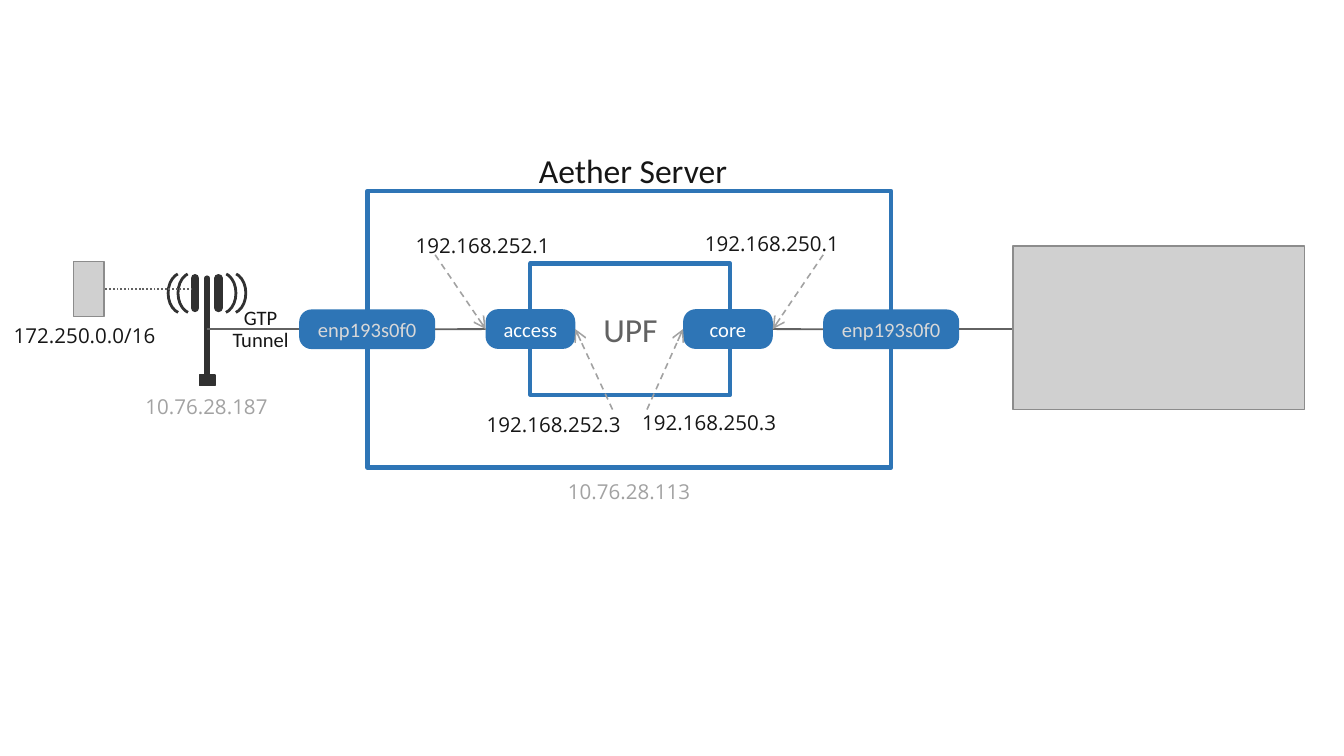
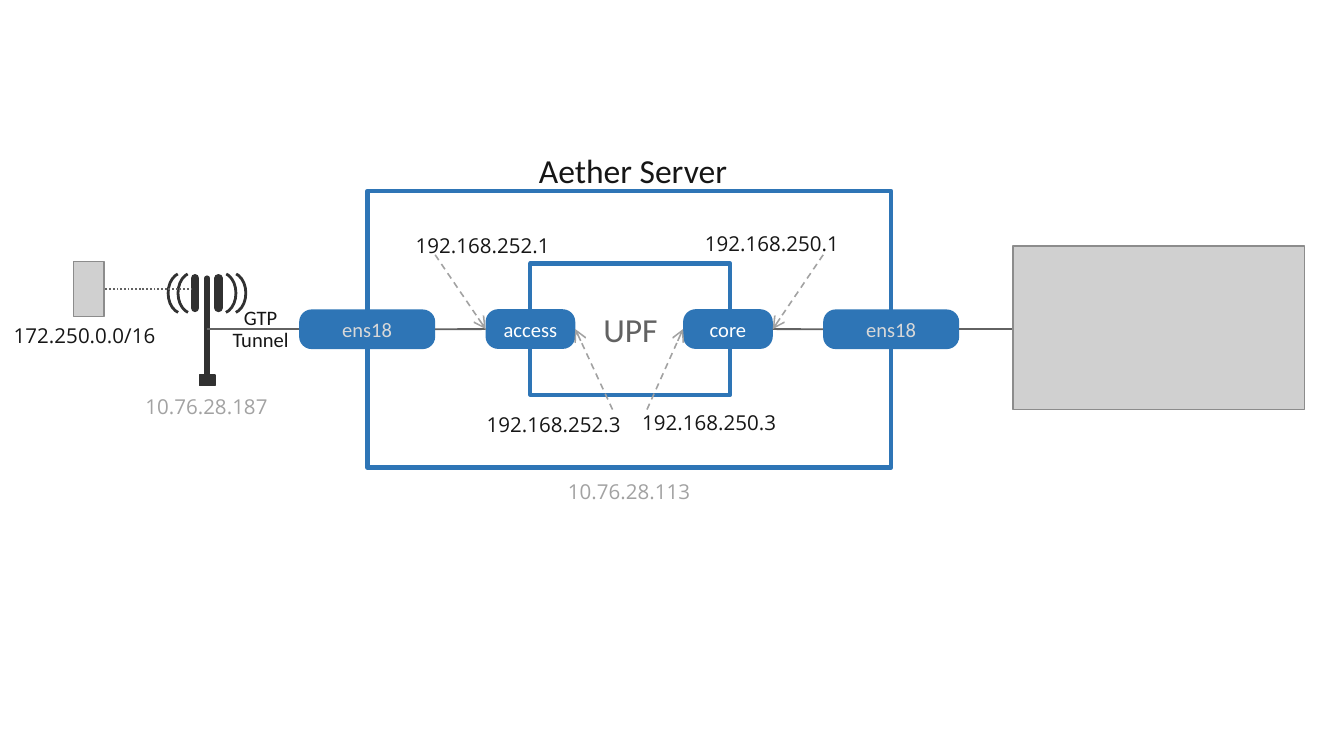
Before and after one commit to SystemsApproach/private5g, a slide deck: slide 24 of figures.pptx. Drawn at 1344x756 pixels with LibreOffice and Linux fonts; fonts in the diff are those of the drawing; grey boxes stand for pictures. Boxes give left, top, right and bottom in pixels: in the first picture for what was removed or moved away, otherwise in the second. Text is boxed around its words. In the diff, an @@ line names an element or a change of style, - is before the commit and + after.

```diff
--- a/figures.pptx
+++ b/figures.pptx
@@ text in rounded rectangle at [342,323,392,337]: text changed @@
-enp193s0f0
+ens18
@@ text in rounded rectangle at [866,323,916,337]: text changed @@
-enp193s0f0
+ens18
```
Also in this commit, not shown: 1 other slide changed, 1 slide added, 7 other files.
